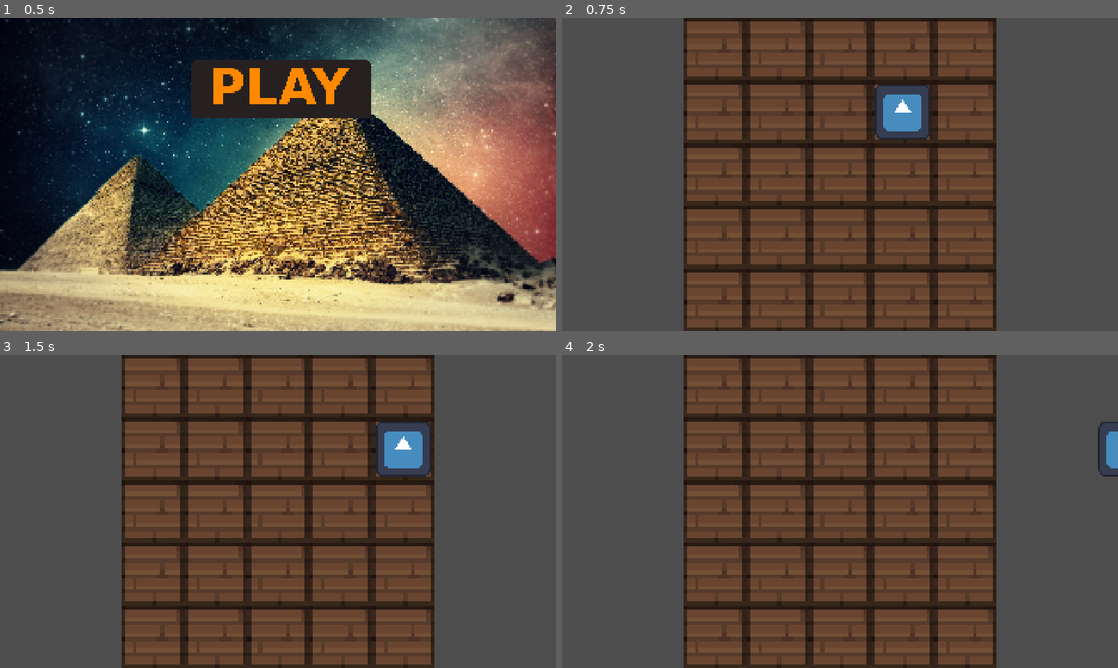
Above: before the commit, frames 1-4 (two rows, left to right).
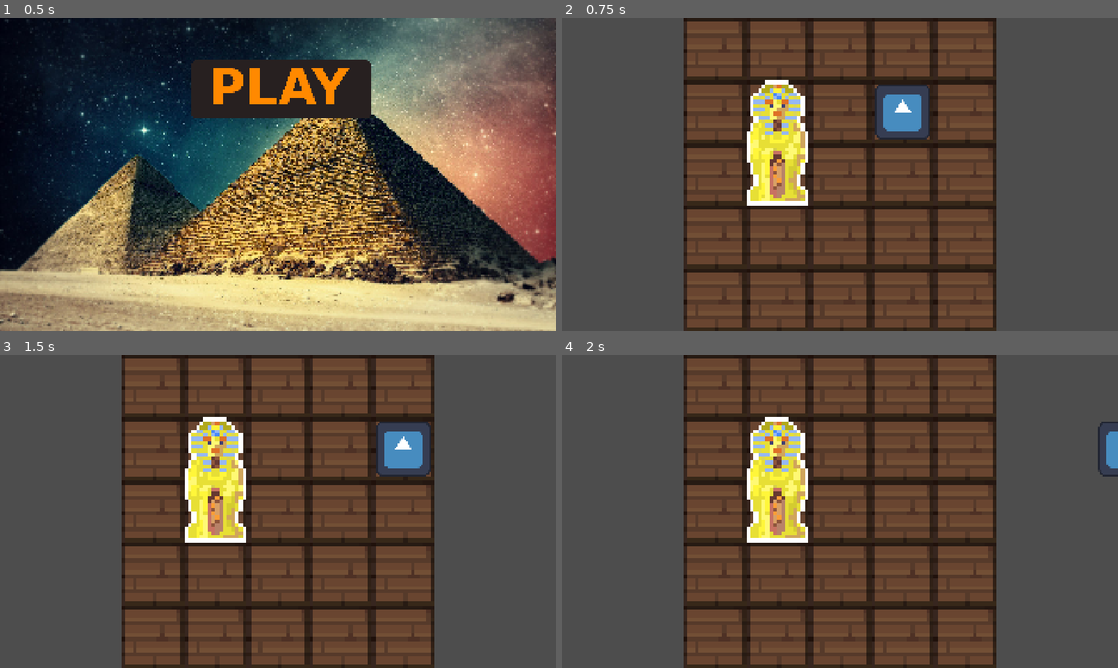
Above: after the commit, the same moments.

Repository: Hugtand2/DDUge-1
Game: Godot game, scene res://Scenes/main.tscn
Two runs of this game, one before a commit and one after it. Both use one fixed random seed, a clock stepped at 60 frames per second and the inputs below. The engine's default icon, where the game draws it, is replaced by a stand-in: a white triangle on a blue panel in a dark square.
Inputs (mouse positions are in pixels of both pictures, inside the frame that each line leads up to):
- Up to frame 1 (0.5 s): no input
- Up to frame 2 (0.75 s): click (845, 89) at 0.5 s
- Up to frame 3 (1.5 s): tap Enter at 1.25 s; hold Right (ui_right) from 1.28 s (still down)
- Up to frame 4 (2 s): keep holding Right (ui_right)

Frame 1 is identical in both runs. In frame 2, 3.8% of the frame differs, in the area x 33-45%, y 19-60%; in frame 3, 3.8%; in frame 4, 3.8%.

Commit message:
New static body
sarcophagus der måske virker

Diff:
--- a/Catacomb-Catastrophe/Scenes/LevelOne.tscn
+++ b/Catacomb-Catastrophe/Scenes/LevelOne.tscn
@@ -2,6 +2,7 @@
 
 [ext_resource type="Texture2D" uid="uid://b05f3vra0jdos" path="res://Resources/Floors&More/Floor.png" id="2_6ha17"]
 [ext_resource type="PackedScene" uid="uid://bj1q70lwujrh" path="res://Player.tscn" id="3_6b1hk"]
+[ext_resource type="PackedScene" uid="uid://bl8iflvkpl17r" path="res://static_body_2d.tscn" id="3_tocei"]
 
 [sub_resource type="TileSetAtlasSource" id="TileSetAtlasSource_6b1hk"]
 texture = ExtResource("2_6ha17")
@@ -46,3 +47,6 @@
 [node name="CharacterBody2D" parent="." unique_id=822320731 instance=ExtResource("3_6b1hk")]
 position = Vector2(56.00001, 24)
 scale = Vector2(0.10937482, 0.10937499)
+
+[node name="StaticBody2D" parent="." unique_id=1514378569 instance=ExtResource("3_tocei")]
+position = Vector2(24, 32)
--- /dev/null
+++ b/Catacomb-Catastrophe/static_body_2d.gd
@@ -0,0 +1,37 @@
+extends StaticBody2D
+
+const tile_size: Vector2 = Vector2(16, 16)
+
+var is_rotated: bool = false
+
+@export var pushable := false
+@export var maxPushes := -1
+@export var dimentions: Vector2i
+
+@onready var ray_cast_2d: RayCast2D = $RayCast2D
+
+var currentPushCount = 0
+
+func _ready() -> void:
+	ray_cast_2d.enabled = pushable
+
+func push_block(dir: Vector2):
+	ray_cast_2d.target_position = dir * tile_size
+	ray_cast_2d.force_raycast_update()
+
+
+	if not pushable or ray_cast_2d.is_colliding() or currentPushCount == maxPushes: return
+
+	_move_animation(global_position + dir * tile_size)
+
+	currentPushCount += 1
+
+func _move_animation(targetPosition):
+	var tween = get_tree().create_tween()
+	tween.tween_property(self,"global_position", targetPosition, 0.185).set_trans(Tween.TRANS_SINE)
+
+func do_rotation() -> void:
+	is_rotated = !is_rotated
+	dimentions = Vector2i(dimentions.y,dimentions.x)
+	var tween = create_tween()
+	tween.tween_property(self,"rotation_degrees", 90 if is_rotated else 0, 0.185)
--- /dev/null
+++ b/Catacomb-Catastrophe/static_body_2d.tscn
@@ -0,0 +1,20 @@
+[gd_scene format=3 uid="uid://bl8iflvkpl17r"]
+
+[ext_resource type="Script" uid="uid://dck4utep23y11" path="res://static_body_2d.gd" id="1_ypqmy"]
+[ext_resource type="Texture2D" uid="uid://ht8sw5cyx6tr" path="res://Resources/Sprites/Character_sprites/Sarcophagus.png" id="2_dyby8"]
+
+[sub_resource type="RectangleShape2D" id="RectangleShape2D_qnpof"]
+size = Vector2(16, 32)
+
+[node name="Sarcophagus" type="StaticBody2D" unique_id=1514378569]
+script = ExtResource("1_ypqmy")
+
+[node name="Sprite2D" type="Sprite2D" parent="." unique_id=332572058]
+texture = ExtResource("2_dyby8")
+
+[node name="CollisionShape2D" type="CollisionShape2D" parent="." unique_id=1433133027]
+shape = SubResource("RectangleShape2D_qnpof")
+
+[node name="RayCast2D" type="RayCast2D" parent="." unique_id=237256011]
+position = Vector2(0, 8)
+target_position = Vector2(0, 8)
Not shown, added: Catacomb-Catastrophe/static_body_2d.gd.uid
